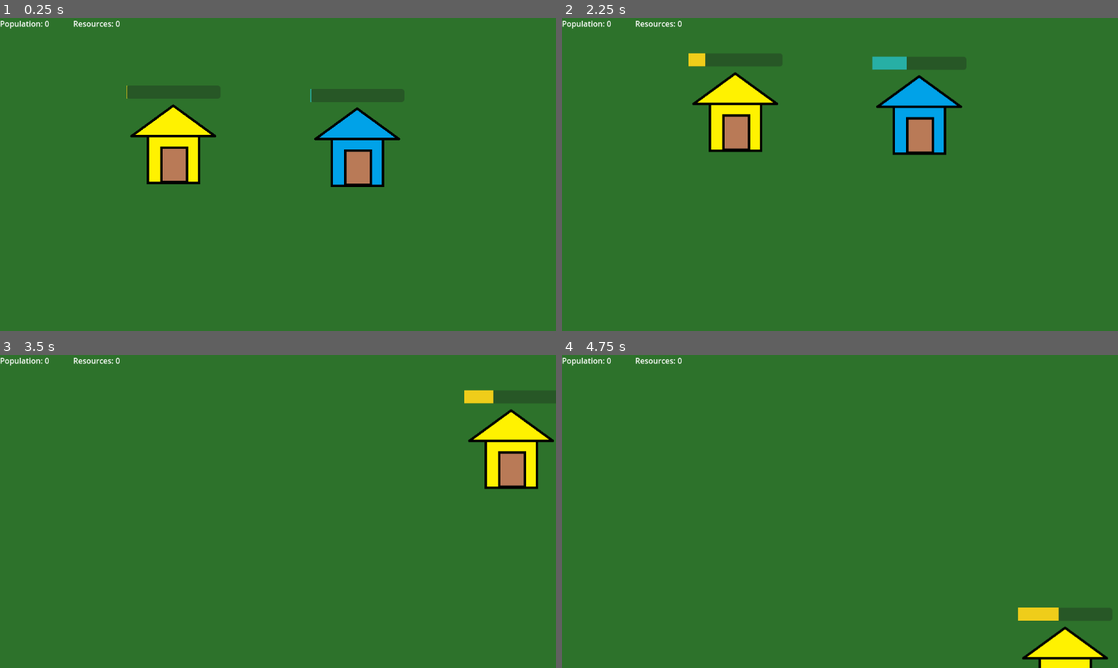
Above: before the commit, frames 1-4 (two rows, left to right).
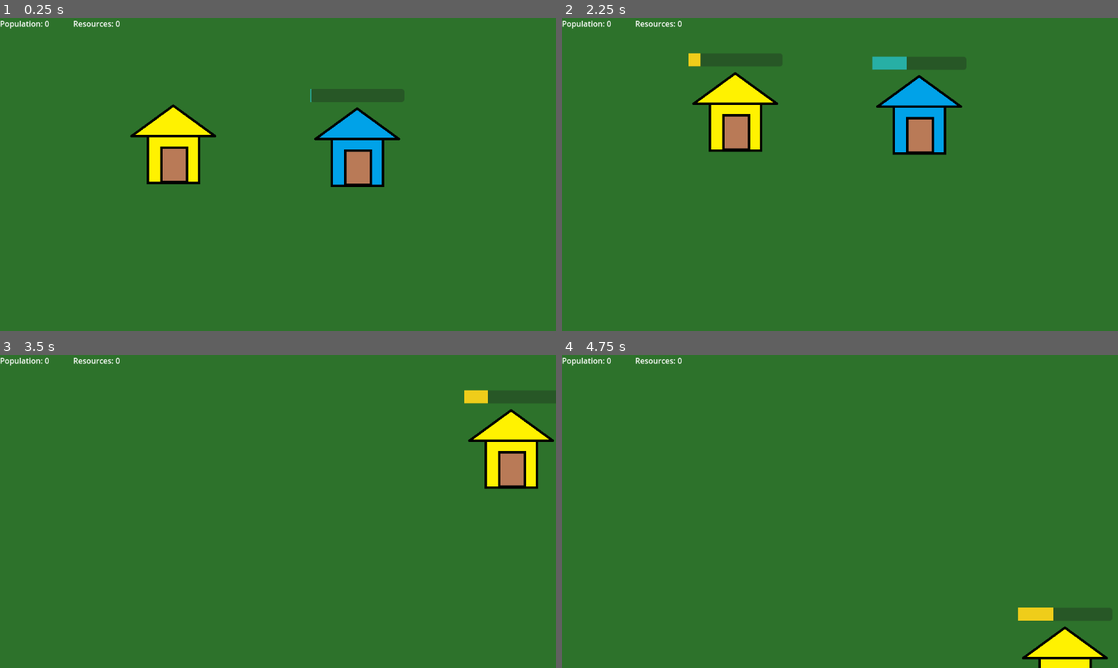
Above: after the commit, the same moments.

Repository: slowingwand28/Godot-Projects
Game: Godot game, scene res://World/world.tscn
Same seed, same stepped clock (60 frames per second), same inputs: the game is played once before the commit and once after it. The project has no main scene, so this scene is started directly.
Inputs (mouse positions are in pixels of both pictures, inside the frame that each line leads up to):
- Up to frame 1 (0.25 s): no input
- Up to frame 2 (2.25 s): tap Enter at 0.5 s; move the mouse to (734, 158) at 0.52 s; press the mouse at (734, 158) at 0.53 s; release the mouse at (734, 158) at 1.25 s; click (867, 174) at 1.25 s, where only the run after the commit has a clickable "No"; tap Space at 2 s; move the mouse to (728, 190) at 2.02 s; tap S (Camera Down) at 2.1 s
- Up to frame 3 (3.5 s): click (166, 527) at 2.3 s; tap Enter at 2.75 s; move the mouse to (333, 442) at 2.77 s; hold A (Camera Left) from 2.78 s (still down); click (333, 442) at 3.05 s
- Up to frame 4 (4.75 s): move the mouse to (812, 574) at 3.52 s; release A (Camera Left) at 3.53 s; tap D (Camera Right) at 3.6 s; click (812, 574) at 3.8 s; tap Space at 4.25 s; move the mouse to (1006, 558) at 4.27 s; hold W (Camera Up) from 4.28 s (still down); click (1006, 558) at 4.55 s

The runs differ from the first frame. In frame 1, 0.7% of the frame differs, in the area x 22-40%, y 21-26%; in frame 2, 0.3%; in frame 3, 0.2%; in frame 4, 0.2%.
Error before the commit: Invalid access to property or key 'spawn' on a base object of type 'PackedScene'. (res://Faction1/Buildings/Test)
Error after the commit: Invalid operands 'Nil' and 'int' in operator '>='. (res://Faction1/Buildings/Test)

Commit message:
Revert "experimented with unit spawn. REVERT"
This reverts commit 9c2a9ffd22be7d90e47a65735eb46a3e98c7fb11.

Diff:
--- a/rts-game/Faction1/Buildings/Test unit spawner/unit_spawner.gd
+++ b/rts-game/Faction1/Buildings/Test unit spawner/unit_spawner.gd
@@ -6,30 +6,17 @@
 @onready var timer = $Timer
 var selected = false
 var maxTime = 100
-var currTime = 0
-var que = 0
+var currTime
+
 @onready var menu = preload("res://Game/Menus/unit_spawn_menu.tscn")
 @onready var unit = preload("res://Faction1/Units/Test unit/unit.tscn")
 
-func _ready() -> void:
-	startTimer()
-
 func _process(delta: float) -> void:
 	select.visible = selected
-	#if que > 0:
-		#startTimer()
-		#que -= 1
-		#print(str(que))
 	if currTime >= maxTime:
-		timer.stop()
-		if que > 0:
-			spawnUnit()
-			startTimer()
-			que -= 1
 		timer.stop()
 		bar.visible = false
 		spawnUnit()
-
 
 func _input(event: InputEvent) -> void:
 	if (event.is_action_pressed("LeftClick")) and (mouseEntered == true):
@@ -44,11 +31,12 @@
 	mouseEntered = false
 
 func openMenu():
-	if not self.has_node("Unit Spawn Menu"):
+	var path = get_tree().get_root().get_node("World/UI")
+	if not path.has_node("Unit Spawn Menu"):
 		var spawnMenu = menu.instantiate()
-		#spawnMenu.housePos = position
-		menu.spawn.connect(_on_spawn())
-		self.add_child(spawnMenu)
+		spawnMenu.housePos = position
+		path.add_child(spawnMenu)
+		spawnMenu.yes_pressed.connect(startTimer())
 
 func startTimer():
 	currTime = 0
@@ -60,8 +48,5 @@
 	var tween = get_tree().create_tween()
 	tween.tween_property(bar, "value", currTime, 0.5).set_trans(Tween.TRANS_LINEAR)
 
-func _on_spawn():
-	pass
-
 func spawnUnit():
 	pass
--- a/rts-game/Game/Menus/unit_spawn_menu.gd
+++ b/rts-game/Game/Menus/unit_spawn_menu.gd
@@ -1,9 +1,9 @@
 extends Node2D
 
 @onready var unit = preload("res://Faction1/Units/Test unit/unit.tscn")
-#var housePos = Vector2()
+var housePos = Vector2()
 @export var unitCost = 10
-signal spawn
+signal yes_pressed
 
 func _process(delta: float) -> void:
 	if Game.resorces < unitCost:
@@ -14,16 +14,16 @@
 func _on_yes_pressed() -> void:
 	#var randomPosX = randi_range(-100, 100)
 	#var randomPosY = randi_range(-100, 100)
+	#
 	#var path = get_tree().get_root().get_node("World/Friendly Units")
 	#var worldPath = get_tree().get_root().get_node("World")
 	#var newUnit = unit.instantiate()
 	#newUnit.position = Vector2((housePos.x + randomPosX), (housePos.y + randomPosY)) #housePos + Vector2(randomPosX, randomPosY)
 	#path.add_child(newUnit)
+	#Game.resorces -= unitCost
 	#worldPath.get_units()
+	emit_signal("yes_pressed")
 
-	#get_parent().que += 1
-	spawn.emit()
-	Game.resorces -= unitCost
 
 func _on_no_pressed() -> void:
 	var buildings = get_tree().get_root().get_node("World/Buildings")
--- a/rts-game/Game/Menus/unit_spawn_menu.tscn
+++ b/rts-game/Game/Menus/unit_spawn_menu.tscn
@@ -4,7 +4,6 @@
 [ext_resource type="Texture2D" uid="uid://dalybkigwdeb4" path="res://Faction1/Units/Test unit/unit-placeholder.png" id="2_ulvqr"]
 
 [node name="Unit Spawn Menu" type="Node2D"]
-z_index = 1
 script = ExtResource("1_rafii")
 
 [node name="Panel" type="Panel" parent="."]
--- a/rts-game/project.godot
+++ b/rts-game/project.godot
@@ -20,6 +20,7 @@
 
 [display]
 
+window/size/mode=2
 window/stretch/mode="viewport"
 
 [global_group]
@@ -73,3 +74,7 @@
 "events": [Object(InputEventKey,"resource_local_to_scene":false,"resource_name":"","device":-1,"window_id":0,"alt_press …(192 unchanged characters)…
 ]
 }
+
+[rendering]
+
+textures/canvas_textures/default_texture_filter=0
